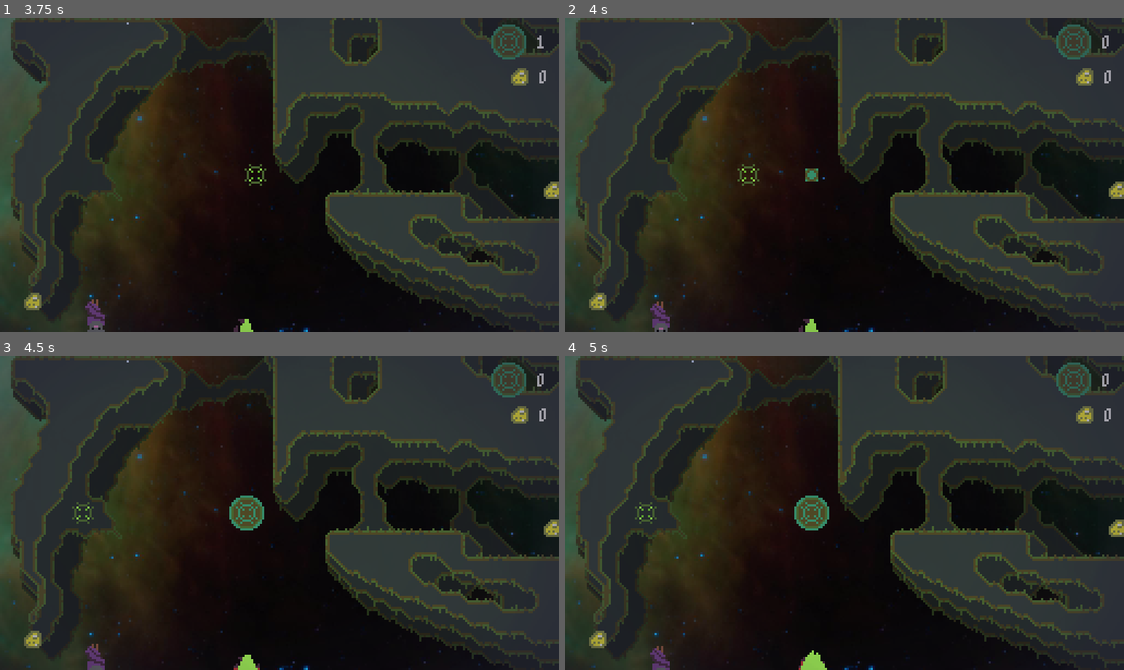
Above: before the commit, frames 1-4 (two rows, left to right).
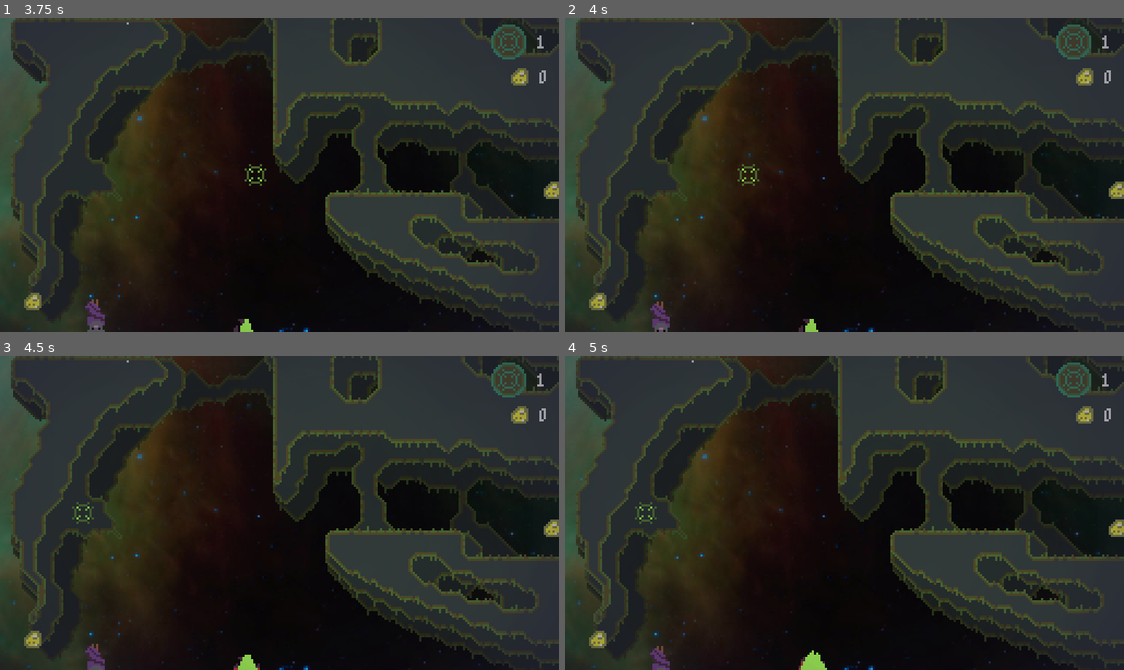
Above: after the commit, the same moments.

Repository: markopolojorgensen/github-gameoff-2020
Game: Godot game, scene res://game.tscn
Same seed, same stepped clock (60 frames per second), same inputs: the game is played once before the commit and once after it. The engine's default icon, where the game draws it, is replaced by a stand-in: a white triangle on a blue panel in a dark square.
Inputs (mouse positions are in pixels of both pictures, inside the frame that each line leads up to):
- Up to frame 1 (3.75 s): tap Enter (ui_accept) at 0.5 s; move the mouse to (402, 159) at 0.52 s; hold Right (ui_right) 0.53-1.25 s; hold C (clear_room_wells) 0.53-1.25 s; click (402, 159) at 0.67 s; tap Space (jump) at 0.77 s; drag from (167, 190) to (83, 87) at 1.27 s; move the mouse to (335, 105) at 2.02 s; hold Right (ui_right) 2.03-2.75 s; hold Ctrl (player_hold_item) 2.03-2.75 s; drag from (251, 237) to (558, 297) at 2.77 s; move the mouse to (447, 222) at 3.52 s; hold Left (ui_left) from 3.53 s (still down); hold Z (gravity_well_mode) from 3.53 s (still down)
- Up to frame 2 (4 s): keep holding Left (ui_left); keep holding Z (gravity_well_mode); tap Space (jump) at 3.77 s
- Up to frame 3 (4.5 s): release Left (ui_left) at 4.25 s; release Z (gravity_well_mode) at 4.25 s; drag from (111, 465) to (122, 359) at 4.27 s
- Up to frame 4 (5 s): no input

Frame 1 is identical in both runs. In frame 2, 0.1% of the frame differs, in the area x 42-98%, y 5-53%; in frame 3, 0.6%, in the area x 41-98%, y 5-56%; in frame 4, 0.6%.

Commit message:
you're no longer allowed to put gravity wells in the ground

Diff:
--- a/gravity_well_mode.gd
+++ b/gravity_well_mode.gd
@@ -58,12 +58,14 @@
 			highlighted_gravity_well = null
 		else:
 			# create new gravity well
-			if gravity_well_tracker.can_add_well():
+			if gravity_well_tracker.can_add_well() and $ground_detector.get_overlapping_bodies().size() <= 0:
 				var gravity_well = gravity_well_scene.instance()
 				gravity_well_tracker.add_well(gravity_well)
 				gravity_well.global_position = global_position
 				gravity_well.room_name = global.current_room.name
 				get_parent().add_child(gravity_well)
+			else:
+				$meepmerp.play()
 
 		gravity_well_tracker.update()
 
--- a/gravity_well_mode.tscn
+++ b/gravity_well_mode.tscn
@@ -11,6 +11,7 @@
 [ext_resource path="res://assets/gravity-well/gravity_well_cursor_01.png" type="Texture" id=9]
 [ext_resource path="res://assets/gravity-well/gravity_well_cursor_07.png" type="Texture" id=10]
 [ext_resource path="res://assets/sfx/gravity_well_mode_hum.ogg" type="AudioStream" id=11]
+[ext_resource path="res://assets/sfx/meepmerp.wav" type="AudioStream" id=12]
 
 [sub_resource type="SpriteFrames" id=1]
 animations = [ {
@@ -22,6 +23,9 @@
 
 [sub_resource type="CircleShape2D" id=2]
 radius = 6.0
+
+[sub_resource type="CircleShape2D" id=3]
+radius = 16.0312
 
 [node name="gravity_well_mode" type="Node2D" groups=[
 "camera_limits",
@@ -50,11 +54,21 @@
 stream = ExtResource( 11 )
 volume_db = -10.0
 
+[node name="meepmerp" type="AudioStreamPlayer" parent="."]
+stream = ExtResource( 12 )
+
 [node name="well_detector" type="Area2D" parent="."]
 collision_layer = 0
 collision_mask = 4
 
 [node name="collision_shape_2d" type="CollisionShape2D" parent="well_detector"]
 shape = SubResource( 2 )
+
+[node name="ground_detector" type="Area2D" parent="."]
+visible = false
+collision_layer = 0
+
+[node name="collision_shape_2d" type="CollisionShape2D" parent="ground_detector"]
+shape = SubResource( 3 )
 [connection signal="area_entered" from="well_detector" to="." method="_on_well_detector_area_entered"]
 [connection signal="area_exited" from="well_detector" to="." method="_on_well_detector_area_exited"]
Not shown, added: assets/sfx/meepmerp.wav.import
Not shown: 1 places in gravity_well_mode.tscn that only renumber resources
Not shown, added: assets/sfx/meepmerp.wav
